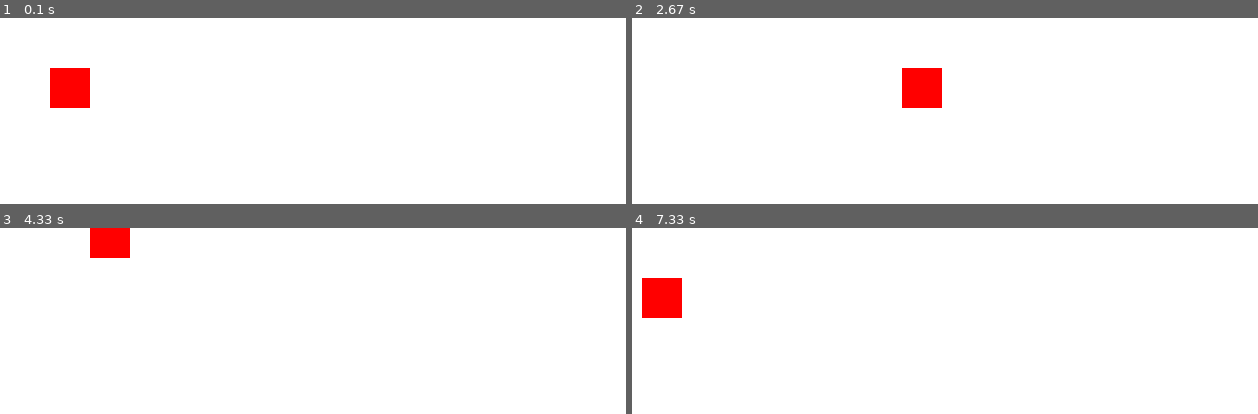
Above: before the commit, frames 1-4 (two rows, left to right).
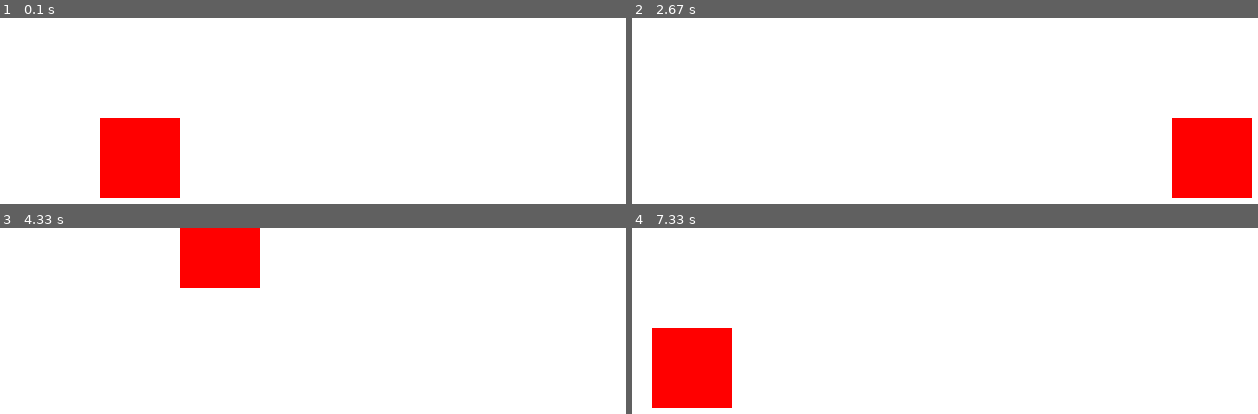
Above: after the commit, the same moments.

Repository: Damoy/gamedev-resources
Game: pygame game, started from games/pygame-trial/game.py
Two runs of this game, one before a commit and one after it. Both use one fixed random seed, a clock stepped at 60 frames per second and the inputs below.
Inputs:
- Up to frame 1 (0.1 s): no input
- Up to frame 2 (2.67 s): hold Right 0.33-0.8 s; hold Up 0.83-1.13 s; hold Down 2.23-2.53 s; hold Left from 2.57 s (still down)
- Up to frame 3 (4.33 s): release Left at 2.97 s; hold Up 3-3.37 s; hold Down from 4.07 s (still down)
- Up to frame 4 (7.33 s): release Down at 4.43 s; hold Left 4.47-4.93 s; hold Right 4.97-5.43 s; hold Up 5.47-5.77 s; hold Down 6.87-7.17 s; hold Left from 7.2 s (still down)

The runs differ from the first frame. In frame 1, 6.9% of the frame differs, in the area x 7-29%, y 26-97%; in frame 2, 6.9%; in frame 3, 5.2%; in frame 4, 6.9%.

Commit message:
basis update and gitignore for pycharm

Diff:
--- a/games/pygame-trial/bonus.py
+++ /dev/null
@@ -1,9 +0,0 @@
-class Bonus:
-    def __init__(self, x, y, w, h):
-        self.x = x
-        self.y = y
-        self.w = w
-        self.h = h
-
-    def render(self):
-        pass
--- a/games/pygame-trial/game.py
+++ b/games/pygame-trial/game.py
@@ -1,38 +1,90 @@
+from enum import Enum
+
 import pygame
-import window
-import bonus
 import player
+
+
+class Direction(Enum):
+    UP = 0
+    RIGHT = 1
+    DOWN = 2
+    LEFT = 3
+
+
+class Window:
+    def __init__(self, title, width, height, scale=1, flags=0):
+        self.title = title
+        self.width = width
+        self.height = height
+        self.scale = scale
+        self.widthScaled = self.width // self.scale
+        self.heigthScaled = self.height // self.scale
+        self.flags = flags
+        self.content = None
+        self.scaledContent = None
+        self.frame = None
+        self.create()
+
+    def create(self):
+        self.content = pygame.display.set_mode((self.width, self.height), flags=self.flags)
+        self.scaledContent = pygame.Surface([self.widthScaled, self.heigthScaled])
+        pygame.display.set_caption(self.title)
+        return self.scaledContent
+
+    def get(self):
+        return self.scaledContent
+
+    def render(self):
+        frame = pygame.transform.scale(self.scaledContent, (self.width, self.height))
+        self.content.blit(frame, frame.get_rect())
+        pygame.display.update()
+
+
+class Map:
+    def __init__(self, window):
+        self.window = window
+        self.rows = window.ge
+
 
 class Game:
     def __init__(self):
-        self.win = window.createWindow("Game", 720, 480)
-        self.isRunning = True
+        pygame.init()
+        self.window = Window("Game", 720, 480, 2)
+        self.screen = self.window.get()
         self.clock = pygame.time.Clock()
         self.player = player.Player()
+        self.isRunning = False
 
     def gameLoop(self):
+        self.isRunning = True
         while self.isRunning:
             self.clock.tick(60)
-            self.update()
+            if not self.update():
+                self.isRunning = False
+                break
             self.render()
         pygame.quit()
 
     def update(self):
-        self.handleInput()
+        if not self.handleInput():
+            return False
         self.player.update()
+        return True
 
     def render(self):
-        self.win.fill((255, 255, 255))
-        self.player.render(self.win)
-        pygame.display.update()
+        self.screen.fill((255, 255, 255))
+        self.player.render(self.screen)
+        self.window.render()
 
     def handleInput(self):
         for event in pygame.event.get():
             if event.type == pygame.QUIT:
-                self.isRunning = False
+                return False
 
         keys = pygame.key.get_pressed()
 
+        if keys[pygame.K_ESCAPE]:
+            return False
         if keys[pygame.K_LEFT]:
             self.player.x -= self.player.dv
         if keys[pygame.K_RIGHT]:
@@ -42,8 +94,11 @@
         if keys[pygame.K_DOWN]:
             self.player.y += self.player.dv
 
+        return True
+
 def main():
     game = Game()
     game.gameLoop()
 
+
 main()
--- a/games/pygame-trial/window.py
+++ /dev/null
@@ -1,10 +0,0 @@
-import pygame
-
-def init():
-    pygame.init()
-
-def createWindow(title, width, height):
-    init()
-    win = pygame.display.set_mode((width, height))
-    pygame.display.set_caption(title)
-    return win
Not shown, changed: .gitignore
